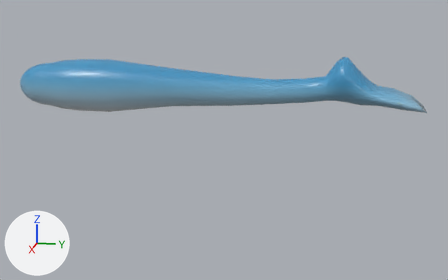
Before and after pictures for a commit that changed the glTF model hoppy-gull/mesh/soft_lure.glb.
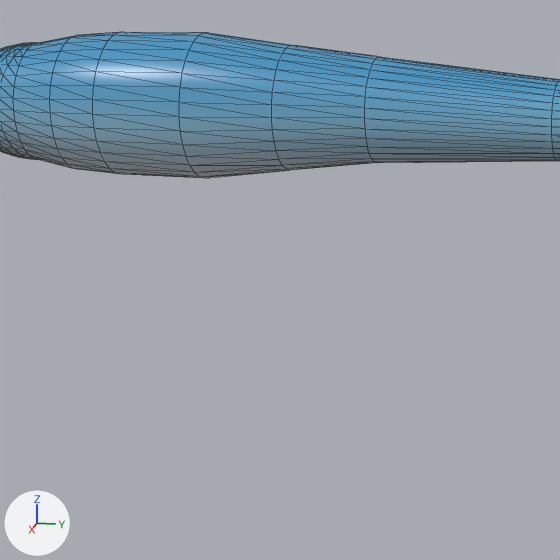
There are two pictures of each version: one whole from a camera (50 mm lens) standing at (1.029, 0.251, 0.166) and looking at (-0.006, 0.045, -0.093), one close up on the part from 8% to 53% of the width and 17% to 89% of the height. Every picture has the same lights, and +X, +Y and +Z are marked at lower left. The older version's two pictures come first. The close-ups show mesh edges as thin lines. Where no turn or scale is listed for an object, it has been applied to the vertices.
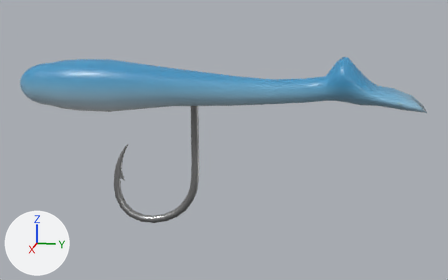
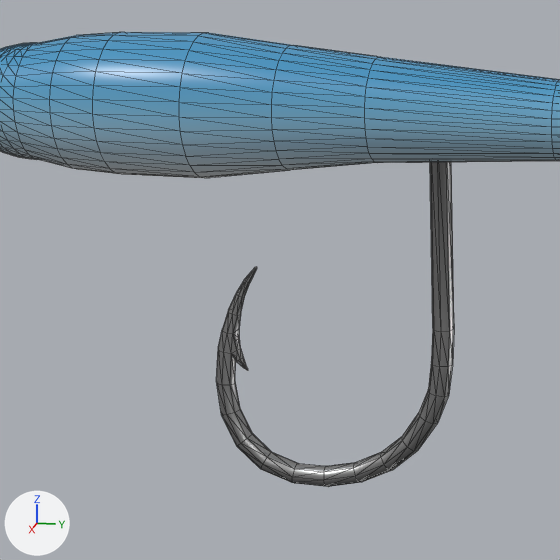
What the commit changed:
Material 'hook' (mat_hook) is new.
Its base color is (0.402, 0.402, 0.402) (grey #aaaaaa).
Its metallic is 1.0.
Its roughness is 0.382.
Mesh me_fishing_hook_01 is new.
It has 187 vertices, 370 faces and spans x -0.007..0.007, y -0.074..0.088, z -0.051..0.189.
It uses material mat_hook (grey #aaaaaa).
Object 'fishing_hook_01' (ob_fishing_hook_01) is new; it shows me_fishing_hook_01.
Its location is (0.0, -0.087, -0.2031).

Location of each change, [x1, y1, x2, y2] in pixels of the close-ups (560 x 560 px):
'fishing_hook_01', added: after [216, 162, 454, 487]
